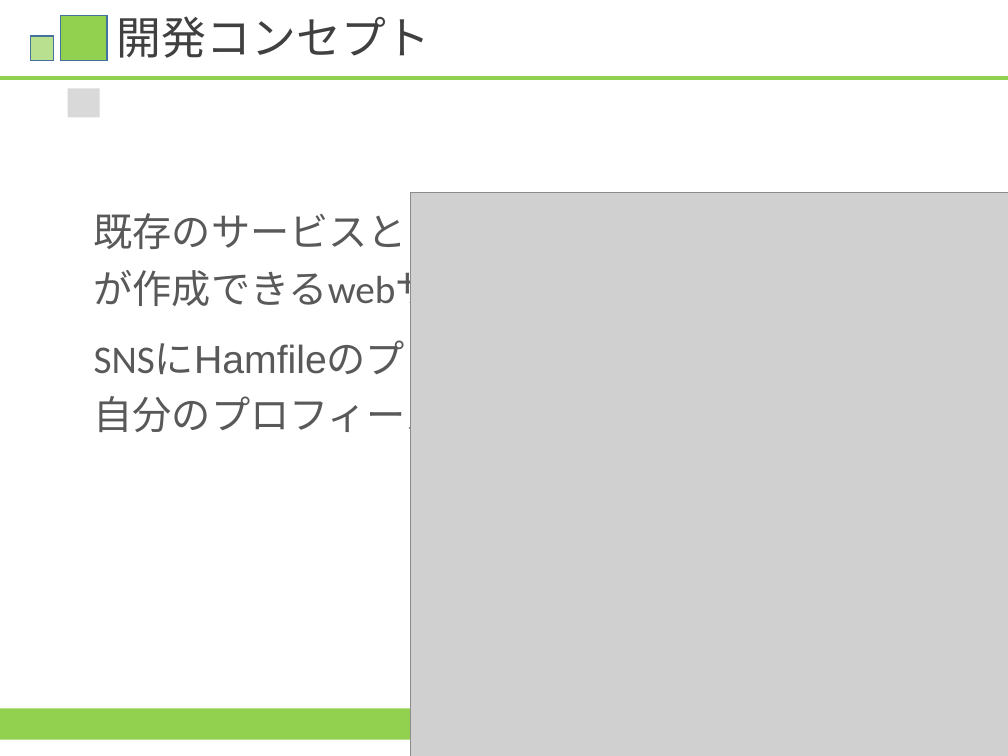
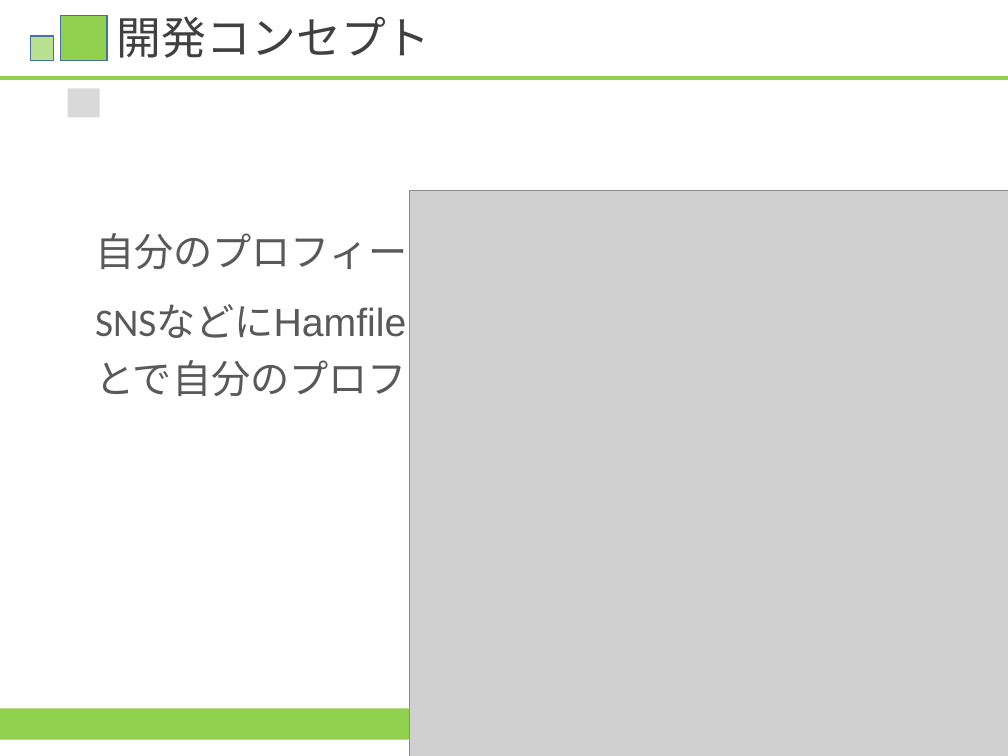
Before and after one commit to HamuroAC/Hamfile, a slide deck: slide 4 of 資料/発表資料.pptx. Drawn at 1008x756 pixels with LibreOffice and Linux fonts; fonts in the diff are those of the drawing; grey boxes stand for pictures. Boxes give left, top, right and bottom in pixels: in the first picture for what was removed or moved away, otherwise in the second. Text is boxed around its words. In the diff, an @@ line names an element or a change of style, - is before the commit and + after.

```diff
--- a/資料/発表資料.pptx
+++ b/資料/発表資料.pptx
@@ text at box(95, 226, 944, 404): text changed @@
-既存のサービスとは違った、自分のプロフィールが作成できるwebサービス。
-SNSにHamfileのプロフィールページを貼ることで自分のプロフィールを公開できる。
+自分のプロフィールが作成できるwebサービス。
+SNSなどにHamfileのプロフィールページを貼ることで自分のプロフィールを公開できる。
```
Also in this commit, not shown: 15 other slides changed, 7 slides added, 2 slides removed.
